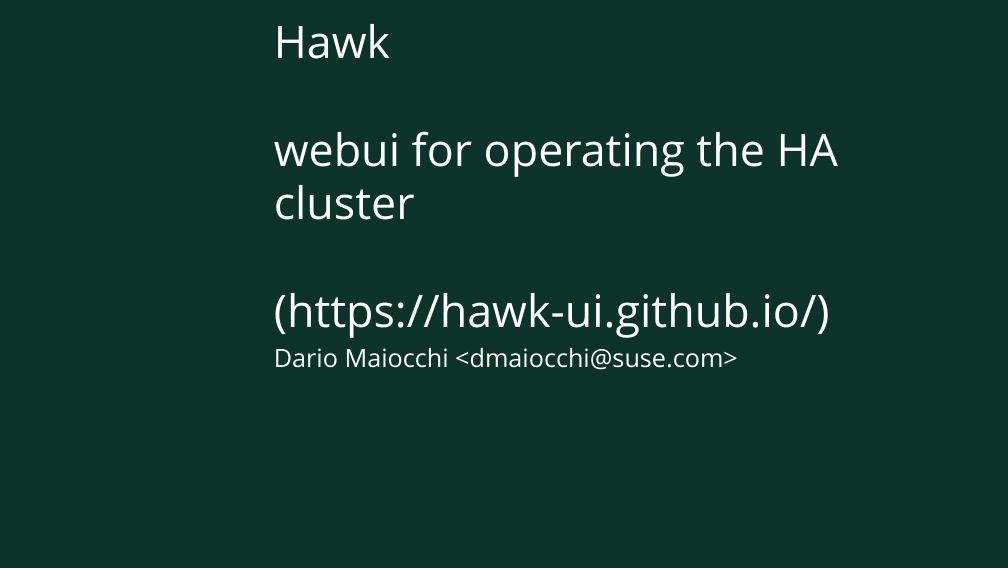
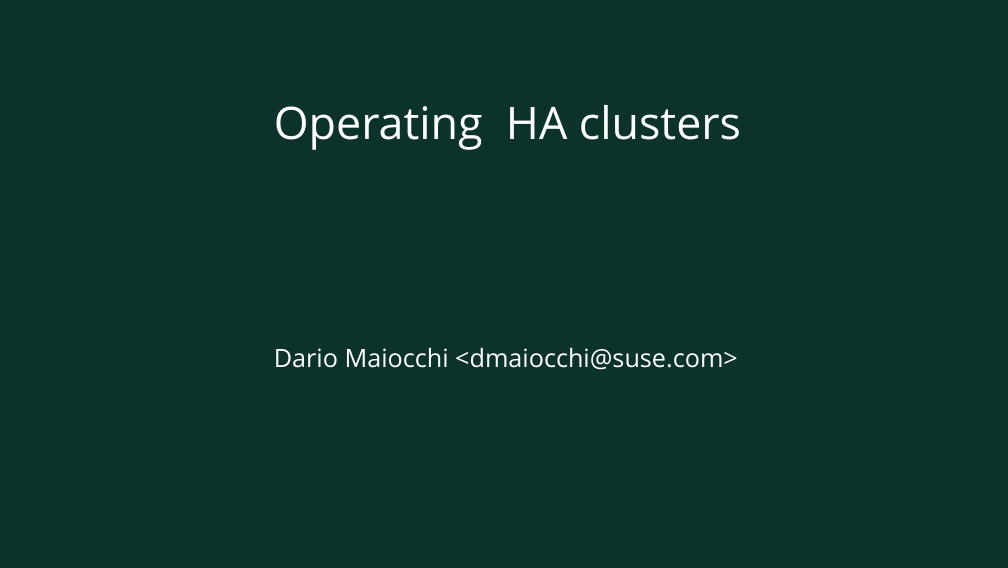
Before and after one commit to MalloZup/work-presentations, a slide deck: slide 1 of shap-presentations/hawk.odp. Drawn at 1008x568 pixels with LibreOffice and Linux fonts; fonts in the diff are those of the drawing; background and template pictures are left out. Boxes give left, top, right and bottom in pixels: in the first picture for what was removed or moved away, otherwise in the second. Text is boxed around its words. In the diff, an @@ line names an element or a change of style, - is before the commit and + after.

```diff
--- a/shap-presentations/hawk.odp
+++ b/shap-presentations/hawk.odp
@@ title at box(274, 105, 741, 150): text changed @@
-Hawk
-webui for operating the HA cluster
-(https://hawk-ui.github.io/)
+Operating HA clusters
```
Also in this commit, not shown: 3 other slides changed, 2 slides added, 3 slides removed, 3 other files.
